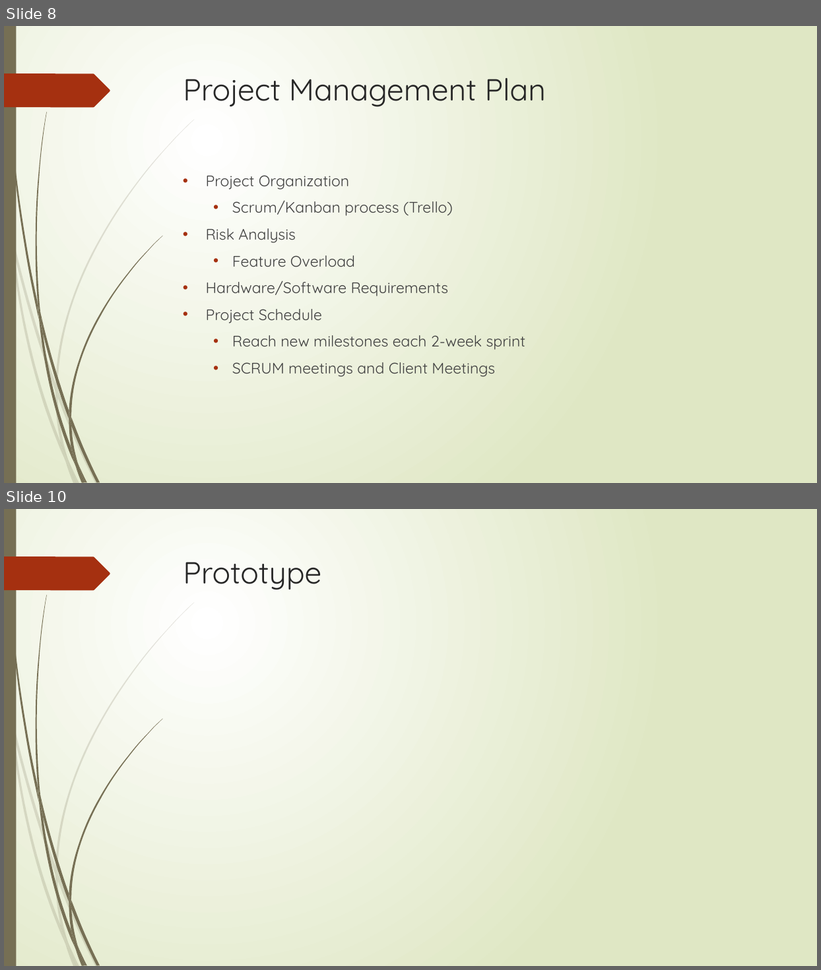
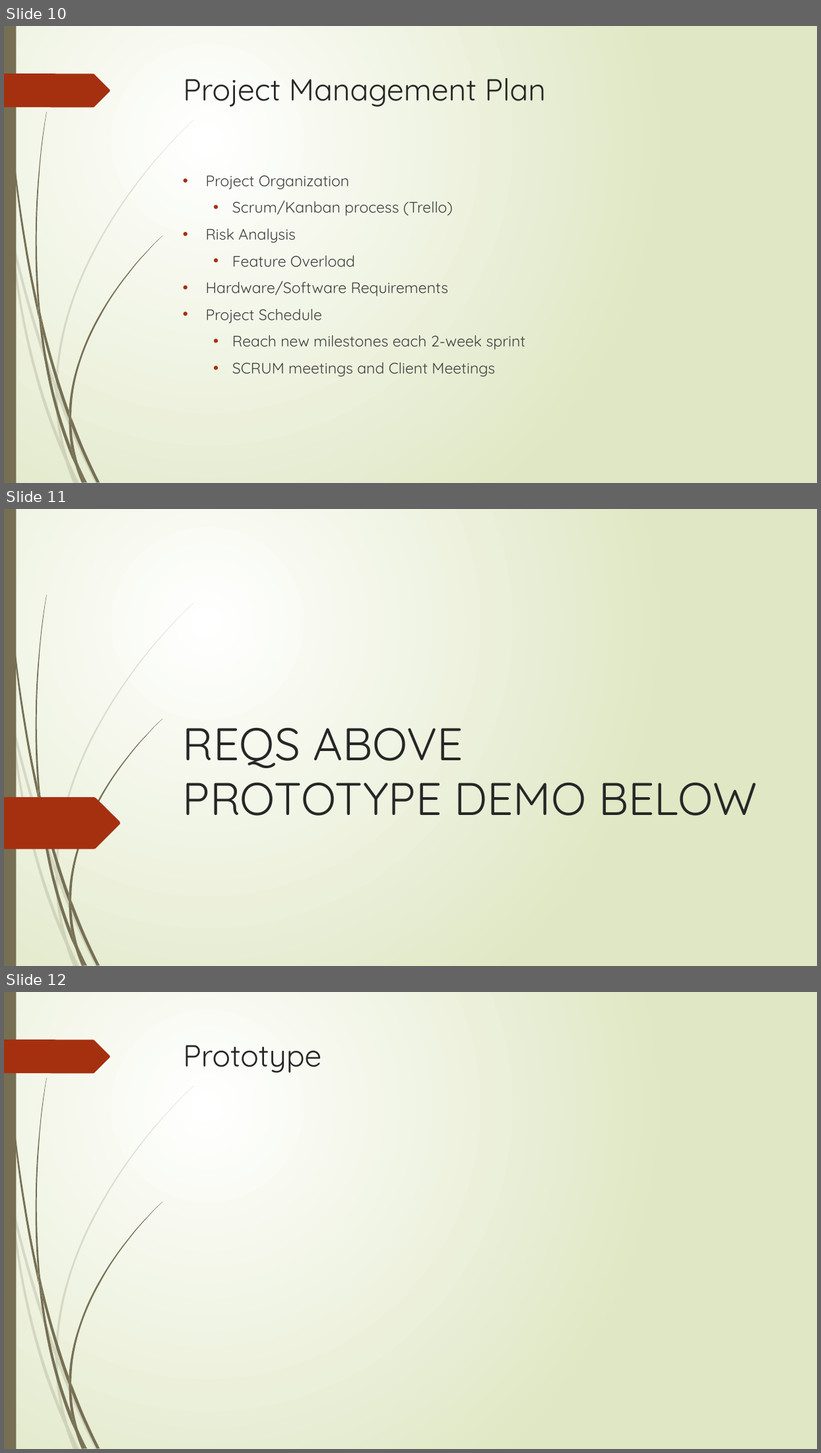
Before and after one commit to cs480GroupCAKE/PIEWebsite, a slide deck: Presentation/12.8.15 Presentation (Revised).pptx. Shown one above the other, each under a label of ours: slides 8 and 10 before the commit, slides 10, 11 and 12 after it; the slides between them are not shown. The pictures are 821x970 and 821x1453 pixels, drawn with LibreOffice and Linux fonts; fonts in the diff are those of the drawing. Boxes give left, top, right and bottom in pixels: in the first picture for what was removed or moved away, otherwise in the second. Text is boxed around its words. In the diff, an @@ line names an element or a change of style, - is before the commit and + after.

```diff
--- a/Presentation/12.8.15 Presentation (Revised).pptx
+++ b/Presentation/12.8.15 Presentation (Revised).pptx
@@ slide 11 added at (4, 509, 817, 966), background gradient #FFFFFF to #DFE8C4; not listed: 23 template elements that a slide beside it also shows @@
@@ title added at (183, 728, 757, 816), 54 pt, text #262626 @@
+REQS ABOVE
+PROTOTYPE DEMO BELOW
@@ freeform shape added at (4, 797, 121, 850), fill #A53010 @@
@@ what was slide 8 is now slide 10 @@
@@ what was slide 10 is now slide 12 @@
```
Also in this commit, not shown: 3 slides changed, 5 other slides added, 3 other files.
